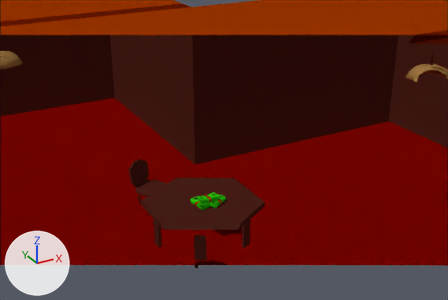
A saved change to the Blender file assets/models/room1.blend.
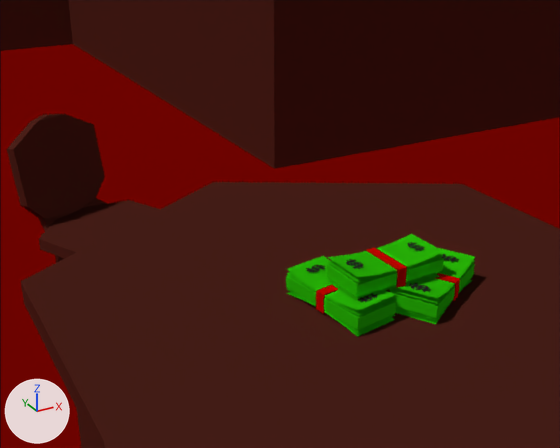
Old and new are each drawn from a 50 mm camera at (-5.28, -11.45, 6.72) aimed at (0.21, -1.47, 1.73) and again close up from a 50 mm camera at (-1.79, -3.67, 2.11) aimed at (-0.56, -1.42, 0.99). Every picture has the same lights, and +X, +Y and +Z are marked at lower left. Everything nearer to the camera than a plane just in front of the edit is cut away.

Before the edit, the objects in view are built like this:
```python
me_money = bpy.data.meshes.new('money')
me_money.from_pydata(...)  # 792 vertices, 456 faces; spans x -0.562..0.108, y -1.918..-1.451, z 0.734..0.918
# faces by material slot: [372, 66, 18]
me_money.materials.append(mat_money_letters)  # black #2a2a2a
me_money.materials.append(mat_money_color)  # green #35e70d
me_money.materials.append(mat_money_ribbon)  # red #e70900
me_plane_001 = bpy.data.meshes.new('Plane.001')
me_plane_001.from_pydata(...)  # 442 vertices, 320 faces; spans x -7.5..7.5, y -8.0..8.0, z 0.0..5.8
# faces by material slot: [82, 43, 38, 3, 8, 2, 144]
me_plane_001.materials.append(mat_material_013)  # dark red #5d2b22
me_plane_001.materials.append(mat_material_010)  # red #960600
me_plane_001.materials.append(mat_material_011)  # dark red #53150b
me_plane_001.materials.append(mat_material_009)  # brown #963300
me_plane_001.materials.append(mat_material_008)  # brown #631600
me_plane_001.materials.append(mat_material_000)  # black #000000
me_plane_001.materials.append(mat_material_012)  # orange #bd8d50
me_plane_005 = bpy.data.meshes.new('Plane.005')
me_plane_005.from_pydata(...)  # 180 vertices, 182 faces; spans x -1.57..-0.37, y -3.28..0.61, z -0.03..0.98
me_plane_005.materials.append(mat_material_013)  # dark red #5d2b22
ob_chairs = bpy.data.objects.new('chairs', me_plane_005)
ob_chairs.location = (0.0, 0.0, 0.0)
ob_room_structure = bpy.data.objects.new('room_structure', me_plane_001)
ob_room_structure.location = (0.0, 0.0, 0.0)
ob_testmoney = bpy.data.objects.new('testmoney', me_money)
ob_testmoney.location = (0.0, 0.0, 0.0)
```
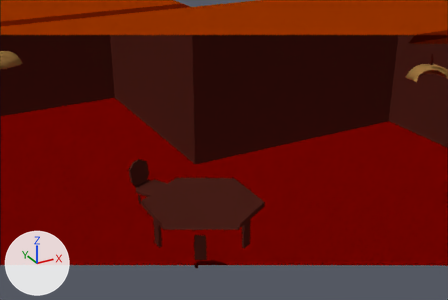
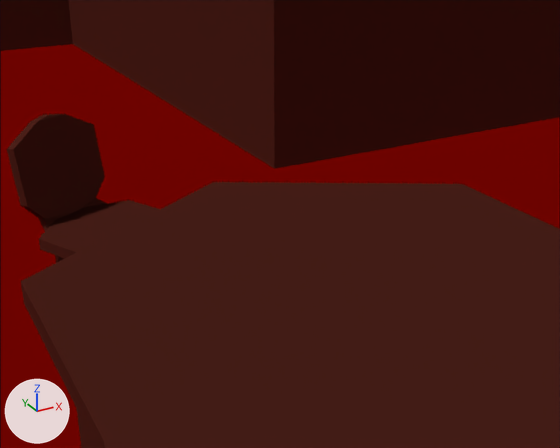
Changed parts and their boxes (x1, y1, x2, y2) in the close-ups (560 x 448 px):
'testmoney', deleted (green): before (286, 234, 475, 337)
    faces in mat_money_color (green #35e70d): (286, 234, 475, 337)
    faces in mat_money_ribbon (red #e70900): (316, 247, 460, 313)
    faces in mat_money_letters (black #2a2a2a): (306, 242, 459, 302)

Patch to the scene script:
```diff
--- a/assets/models/room1.blend.py
+++ b/assets/models/room1.blend.py
@@ ob_testmoney @@
-ob_testmoney = bpy.data.objects.new('testmoney', me_money)
-ob_testmoney.location = (0.0, 0.0, 0.0)
```
